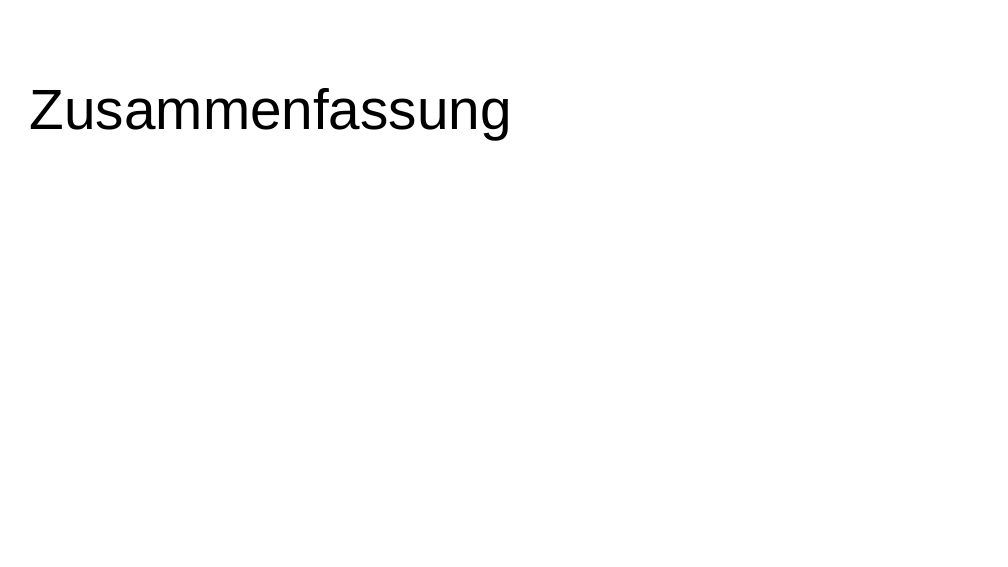
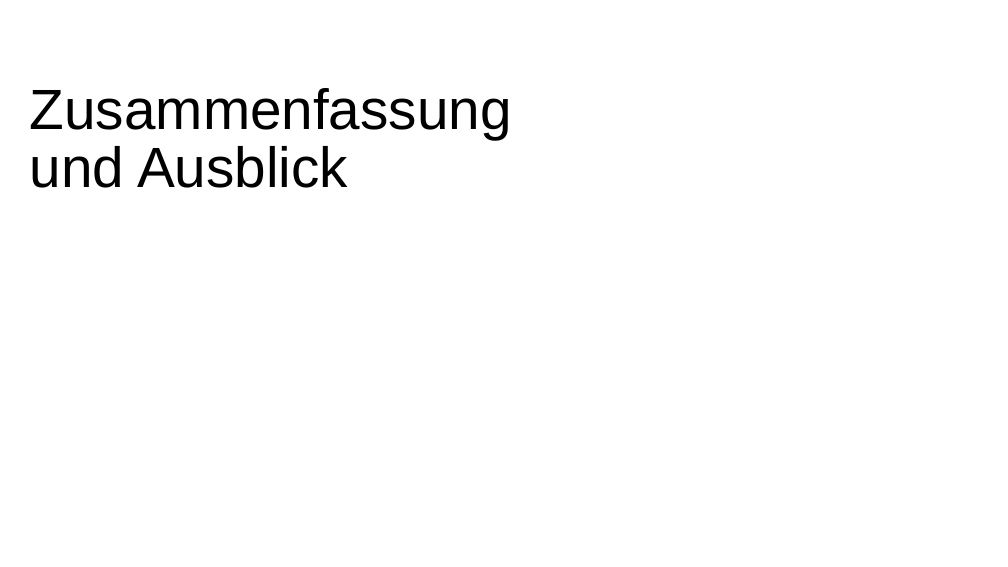
Before and after one commit to VForsmann/zeebe_microservices, a slide deck: slide 21 of zebee.pptx. Drawn at 1008x567 pixels with LibreOffice and Linux fonts; fonts in the diff are those of the drawing; background and template pictures are left out. Boxes give left, top, right and bottom in pixels: in the first picture for what was removed or moved away, otherwise in the second. Text is boxed around its words. In the diff, an @@ line names an element or a change of style, - is before the commit and + after.

```diff
--- a/zebee.pptx
+++ b/zebee.pptx
@@ text at (30, 88, 512, 188): text changed @@
-Zusammenfassung
+Zusammenfassung und Ausblick
```
Also in this commit, not shown: 1 other slide changed, 1 other file.
